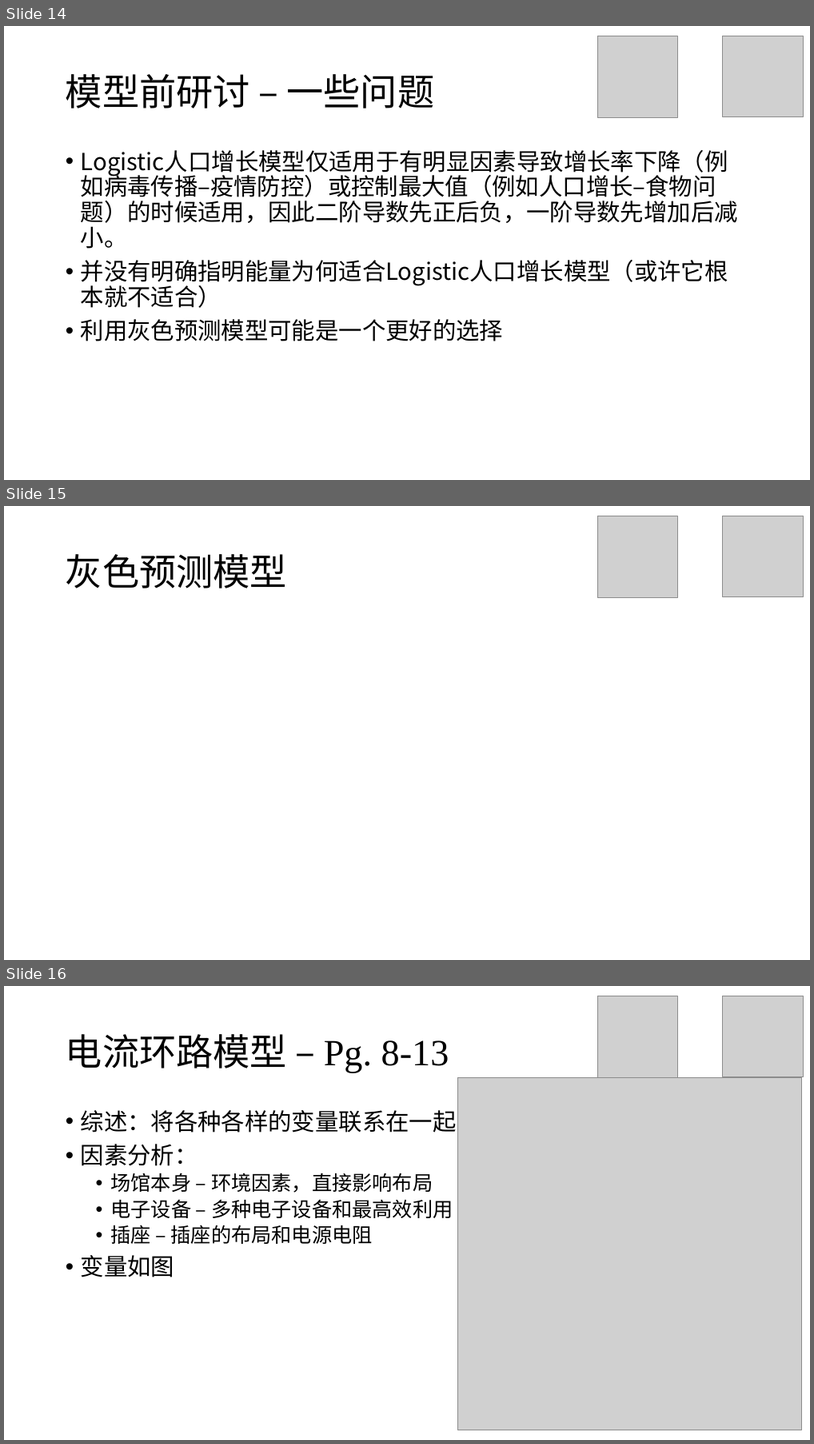
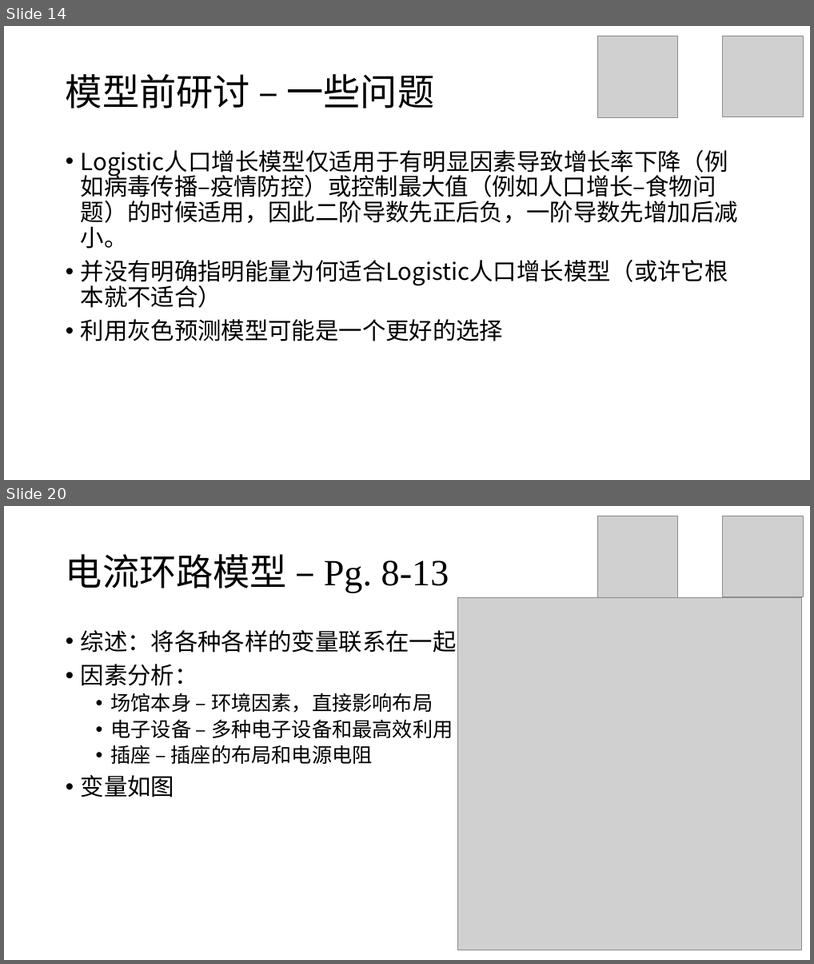
Before and after one commit to stOOrz-Science-Mind/2019_HiMCM_A_10006, a slide deck: 10005.pptx. Shown one above the other, each under a label of ours: slides 14, 15 and 16 before the commit, slides 14 and 20 after it; the slides between them are not shown. The pictures are 814x1444 and 814x964 pixels, drawn with LibreOffice and Linux fonts; fonts in the diff are those of the drawing; grey boxes stand for pictures. Boxes give left, top, right and bottom in pixels: in the first picture for what was removed or moved away, otherwise in the second. Text is boxed around its words. In the diff, an @@ line names an element or a change of style, - is before the commit and + after.

```diff
--- a/10005.pptx
+++ b/10005.pptx
@@ slide 15 removed at box(4, 506, 810, 960), background #FFFFFF @@
@@ picture removed at box(598, 516, 678, 597) @@
@@ picture removed at box(723, 516, 804, 596) @@
@@ title removed at box(66, 554, 287, 588) @@
-灰色预测模型
@@ what was slide 16 is now slide 20 @@
```
Also in this commit, not shown: 5 slides added, 1 other file.
